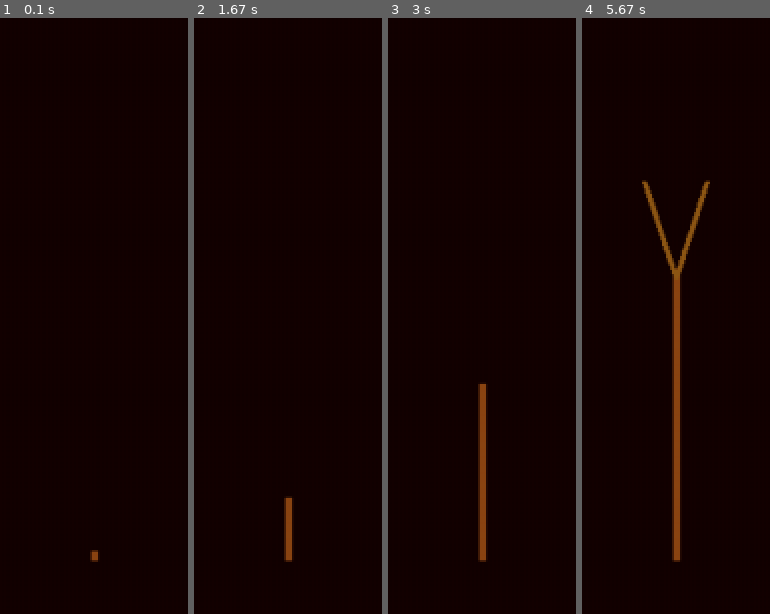
Above: before the commit, frames 1-4 (left to right).
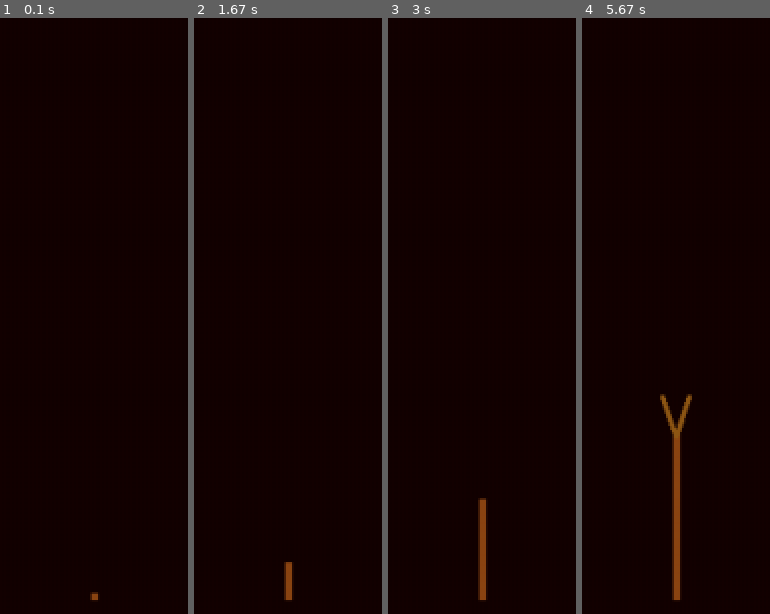
Above: after the commit, the same moments.

Repository: engeir/maths-snack
Game: pygame game, started from fractal_tree/main.py
Two runs of this game, one before a commit and one after it. Both use one fixed random seed, a clock stepped at 60 frames per second and the inputs below.
Inputs:
- Up to frame 1 (0.1 s): no input
- Up to frame 2 (1.67 s): no input
- Up to frame 3 (3 s): no input
- Up to frame 4 (5.67 s): no input

The runs differ from the first frame. In frame 1, 0.1% of the frame differs, in the area x 47-53%, y 89-98%; in frame 2, 0.7%; in frame 3, 1.1%; in frame 4, 2.8%, in the area x 31-69%, y 27-98%.

Commit message:
fixed scaling of fractal tree

Diff:
--- a/fractal_tree/config.py
+++ b/fractal_tree/config.py
@@ -2,8 +2,10 @@
 
 # CONSTANTS
 pg.display.init()
-a = pg.display.list_modes()
-SCREEN_WIDTH, SCREEN_HEIGHT = a[0][0], a[0][1]
+# a = pg.display.list_modes()
+# SCREEN_WIDTH, SCREEN_HEIGHT = a[0][0], a[0][1]
+a = pg.display.set_mode((0, 0))
+SCREEN_WIDTH, SCREEN_HEIGHT = a.get_clip()[2], a.get_clip()[3]
 # SCREEN_WIDTH, SCREEN_HEIGHT = pg.display.Info().current_w, pg.display.Info().current_h - 50
 FPS = 30
 BLACK = (0, 0, 0)
@@ -13,5 +15,5 @@
 
 SCALING = 0.07
 TWIST = 1
-LENGTH = 200
+LENGTH = SCREEN_HEIGHT * .12
 GROW_SPEED = 0.01
--- a/fractal_tree/main.py
+++ b/fractal_tree/main.py
@@ -9,8 +9,9 @@
 
     def __init__(self):
         pg.init()
-        a = pg.display.list_modes()
-        self.screen = pg.display.set_mode(a[0], pg.FULLSCREEN)
+        # a = pg.display.list_modes()
+        # self.screen = pg.display.set_mode(a[0], pg.FULLSCREEN)
+        self.screen = pg.display.set_mode((0, 0))
         pg.display.set_caption("Fractal Tree")
         self.clock = pg.time.Clock()
         self.grow = 0
--- a/fractal_tree/tree.py
+++ b/fractal_tree/tree.py
@@ -7,7 +7,7 @@
     """Make a times table calculation."""
 
     def __init__(self):
-        self.last_gen_start = [(cf.SCREEN_WIDTH / 2, cf.SCREEN_HEIGHT - 100)]
+        self.last_gen_start = [(cf.SCREEN_WIDTH / 2, cf.SCREEN_HEIGHT - cf.SCREEN_HEIGHT * .1)]
         self.last_gen_stop = [(cf.SCREEN_WIDTH / 2, cf.SCREEN_HEIGHT - (cf.LENGTH + 100))]
         self.scale = 1
         self.twist_div = 10
